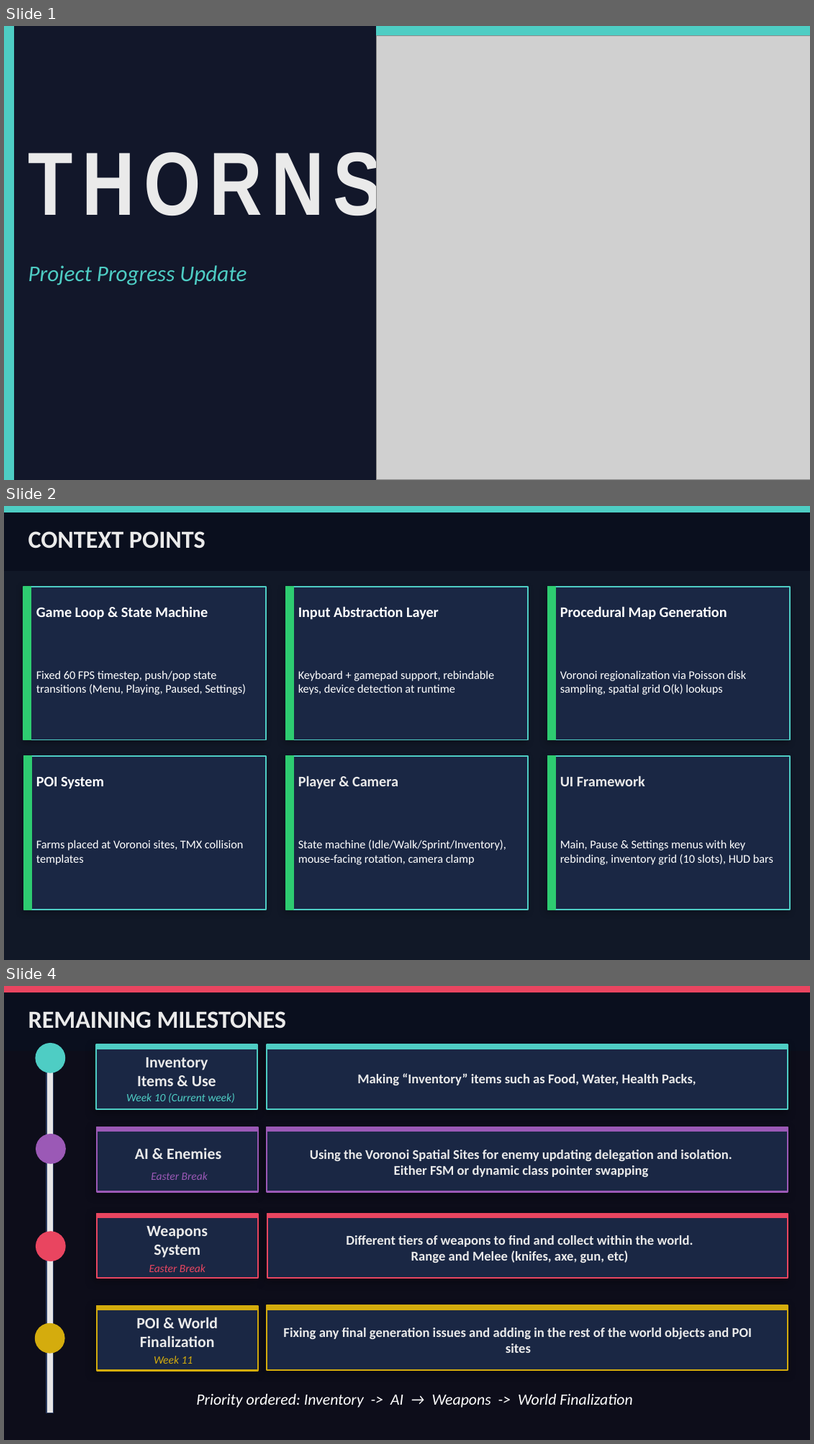
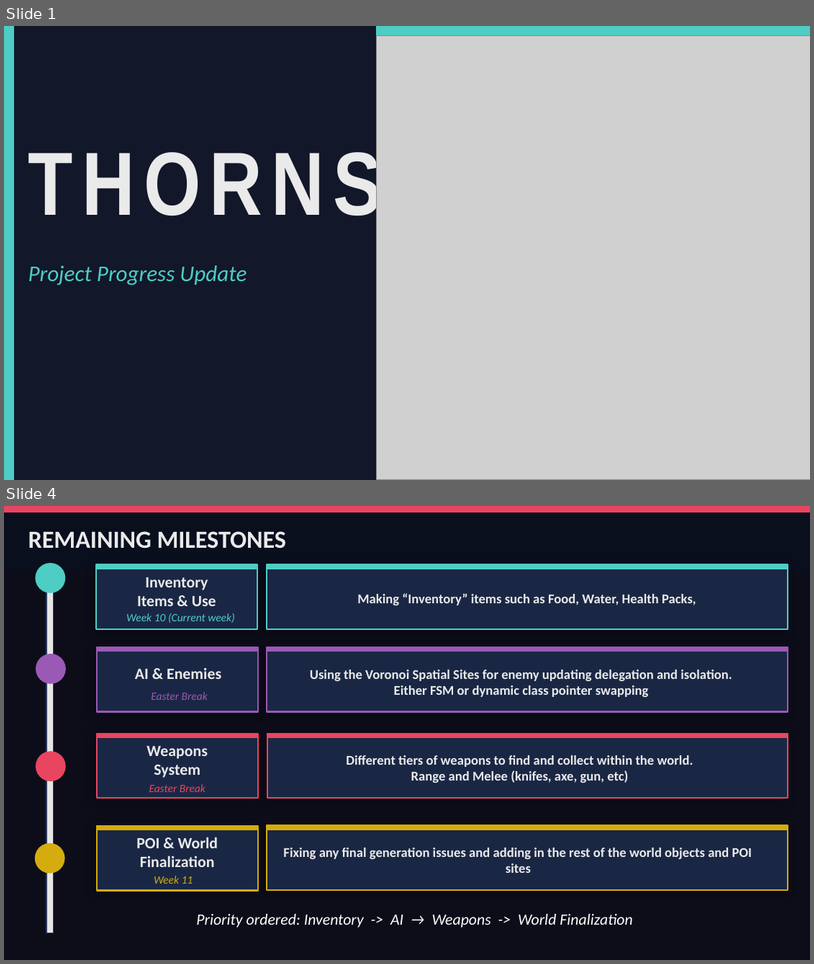
Before and after one commit to Edward-Norton/4th-Year-Thorns, a slide deck: Documentation/Presentations/Presentation-2.pptx. Shown one above the other, each under a label of ours: slides 1, 2 and 4 before the commit, slides 1 and 4 after it; the slides between them are not shown. The pictures are 814x1444 and 814x964 pixels, drawn with LibreOffice and Linux fonts; fonts in the diff are those of the drawing; grey boxes stand for pictures. Boxes give left, top, right and bottom in pixels: in the first picture for what was removed or moved away, otherwise in the second. Text is boxed around its words. In the diff, an @@ line names an element or a change of style, - is before the commit and + after.

```diff
--- a/Documentation/Presentations/Presentation-2.pptx
+++ b/Documentation/Presentations/Presentation-2.pptx
@@ slide 2 removed at (4,506,810,960), background #111827 @@
@@ rectangle removed at (4,506,810,571) @@
@@ rectangle removed at (4,506,810,512) @@
@@ text removed at (28,531,206,548) @@
-CONTEXT POINTS
@@ rectangle removed at (23,587,31,740) @@
@@ rectangle removed at (24,587,266,740) @@
@@ rectangle removed at (286,587,528,740) @@
@@ rectangle removed at (286,587,293,740) @@
@@ rectangle removed at (548,587,790,740) @@
@@ rectangle removed at (548,587,556,740) @@
@@ text removed at (36,606,208,619) @@
-Game Loop & State Machine
@@ text removed at (298,606,439,619) @@
-Input Abstraction Layer
@@ text removed at (561,606,728,619) @@
-Procedural Map Generation
@@ text removed at (36,670,246,695) @@
-Fixed 60 FPS timestep, push/pop state transitions (Menu, Playing, Paused, Settings)
@@ text removed at (298,670,494,695) @@
-Keyboard + gamepad support, rebindable keys, device detection at runtime
@@ text removed at (561,670,746,695) @@
-Voronoi regionalization via Poisson disk sampling, spatial grid O(k) lookups
@@ rectangle removed at (24,756,266,909) @@
@@ rectangle removed at (24,756,31,909) @@
@@ rectangle removed at (286,756,528,909) @@
@@ rectangle removed at (286,756,293,909) @@
@@ rectangle removed at (548,756,790,909) @@
@@ rectangle removed at (548,756,556,909) @@
@@ text removed at (36,776,104,788) @@
-POI System
@@ text removed at (298,775,399,788) @@
-Player & Camera
@@ text removed at (561,775,646,786) @@
-UI Framework
@@ text removed at (36,839,244,865) @@
-Farms placed at Voronoi sites, TMX collision templates
@@ text removed at (298,839,507,865) @@
-State machine (Idle/Walk/Sprint/Inventory), mouse-facing rotation, camera clamp
@@ text removed at (561,839,774,865) @@
-Main, Pause & Settings menus with key rebinding, inventory grid (10 slots), HUD bars
```
Also in this commit, not shown: 4 slides changed, 1 slide added.
